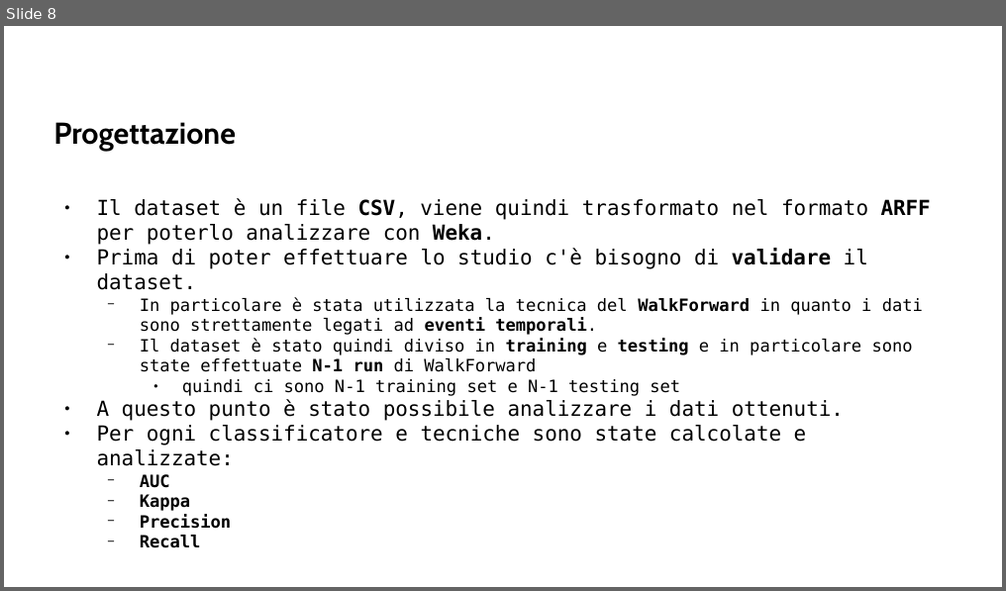
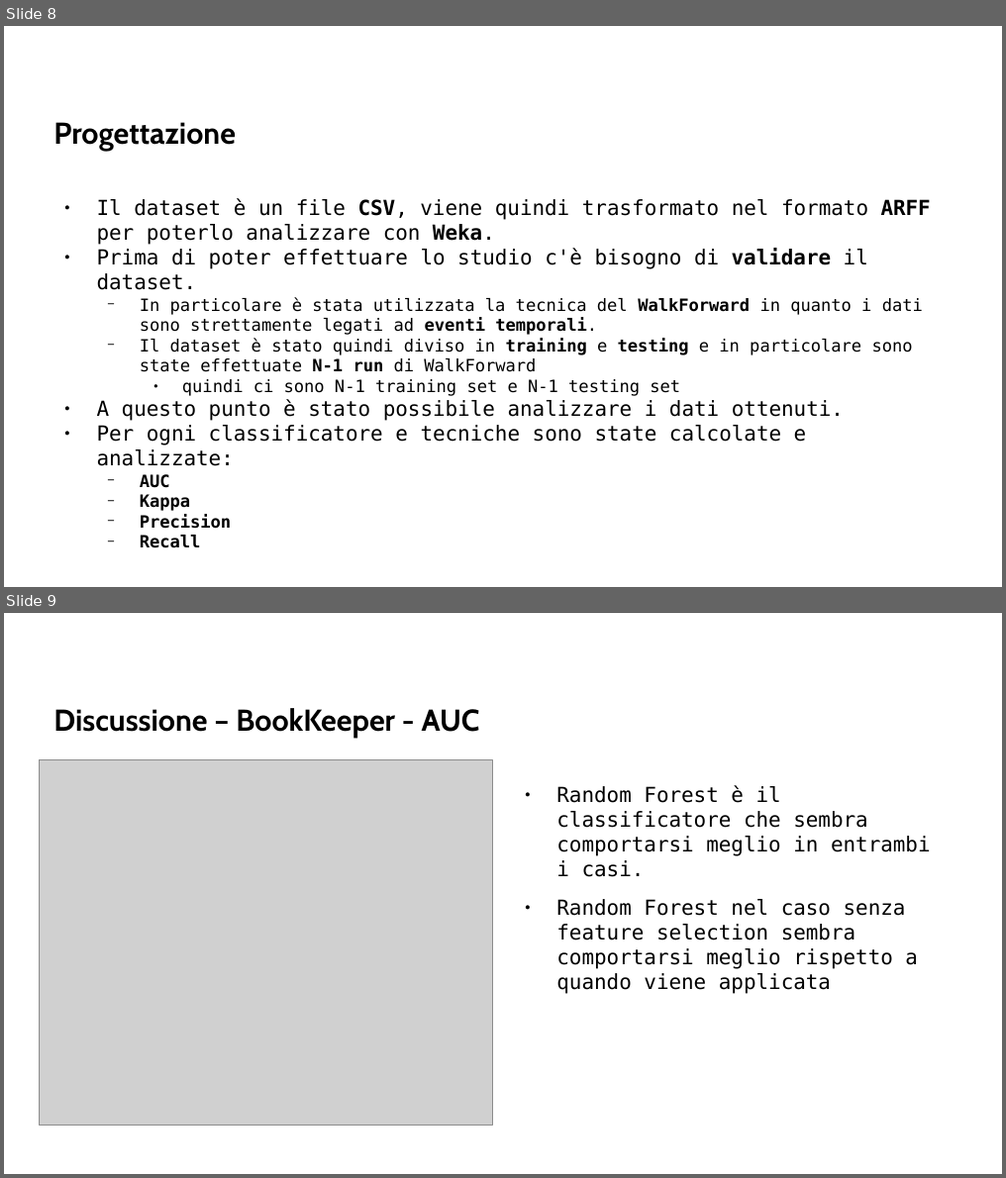
Before and after one commit to AlessDea/ISW2_milestone2, a slide deck: presentazione/isw2_ml.odp. Shown one above the other, each under a label of ours: slide 8 before the commit, slides 8 and 9 after it. The pictures are 1006x591 and 1006x1178 pixels, drawn with LibreOffice and Linux fonts; fonts in the diff are those of the drawing; grey boxes stand for pictures; background and template pictures are left out. Boxes give left, top, right and bottom in pixels: in the first picture for what was removed or moved away, otherwise in the second. Text is boxed around its words. In the diff, an @@ line names an element or a change of style, - is before the commit and + after.

```diff
--- a/presentazione/isw2_ml.odp
+++ b/presentazione/isw2_ml.odp
@@ slide 9 added at (4,613,1002,1174), background picture (left out) @@
@@ title added at (54,708,480,738), 24 pt, text #000000, bold @@
+Discussione – BookKeeper - AUC
@@ picture added at (40,761,493,1127) @@
@@ text added at (556,785,931,994), 16.5 pt, text #000000 @@
+● Random Forest è il classificatore che sembra comportarsi meglio in entrambi i casi.
+● Random Forest nel caso senza feature selection sembra comportarsi meglio rispetto a quando viene applicata
```
Also in this commit, not shown: 16 other slides added, 2 slides removed, 1 other file.
